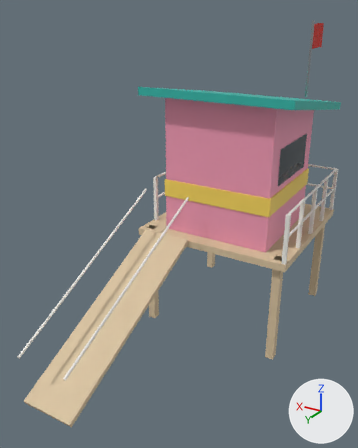
A saved change to the glTF model assets-src/models/props/lifeguard_tower.glb.
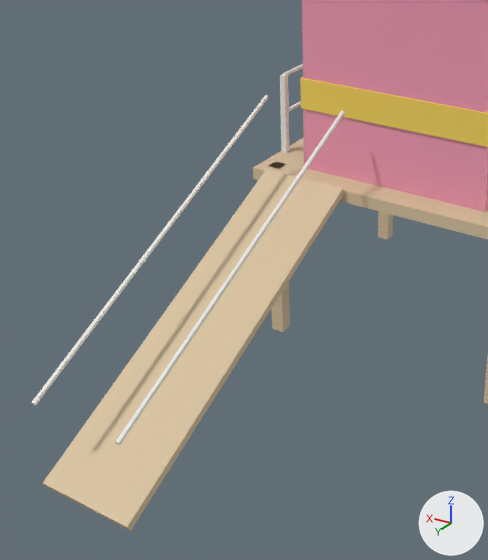
Old and new are each drawn whole from a 50 mm camera at (-4.01, 9.31, 5.87) aimed at (0.29, 2.14, 2.29) and again close up on the part from 0% to 75% of the width and 30% to 99% of the height. Lighting does not change. The marker at lower right points along +X, +Y and +Z. The last two pictures show the newer version. Where no turn or scale is listed for an object, it has been applied to the vertices. Vertices at exactly the same position are counted once.

Before the edit, the objects in view are built like this:
```python
me_lifeguard_tower_mesh = bpy.data.meshes.new('lifeguard_tower_mesh')
me_lifeguard_tower_mesh.from_pydata(...)  # 395 vertices, 513 faces; spans x -1.6..1.6, y -1.6..5.22, z -0.5..5.7
# faces by material slot: [2, 6, 16, 12, 121, 12, 272, 72]
me_lifeguard_tower_mesh.materials.append(mat_flag)  # red #d42a1e
me_lifeguard_tower_mesh.materials.append(mat_glass_dark)  # dark blue #2b3a44
me_lifeguard_tower_mesh.materials.append(mat_metal_light)  # light grey #b8bbbf
me_lifeguard_tower_mesh.materials.append(mat_tower_pink)  # pink #f29bb5
me_lifeguard_tower_mesh.materials.append(mat_tower_teal)  # cyan #2fb5a8
me_lifeguard_tower_mesh.materials.append(mat_tower_yellow)  # yellow #f6d55c
me_lifeguard_tower_mesh.materials.append(mat_trim)  # white #f2f0ea
me_lifeguard_tower_mesh.materials.append(mat_wood_light)  # beige #d9c3a0
ob_lifeguard_tower_mesh = bpy.data.objects.new('lifeguard_tower_mesh', me_lifeguard_tower_mesh)
ob_lifeguard_tower_mesh.location = (0.0, 0.0, 0.0)
```
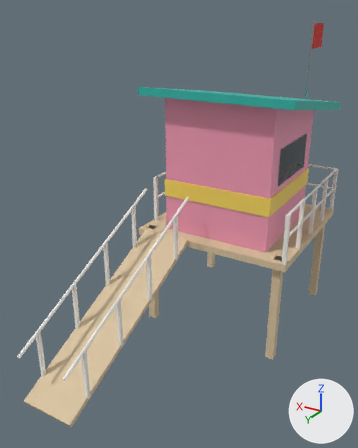
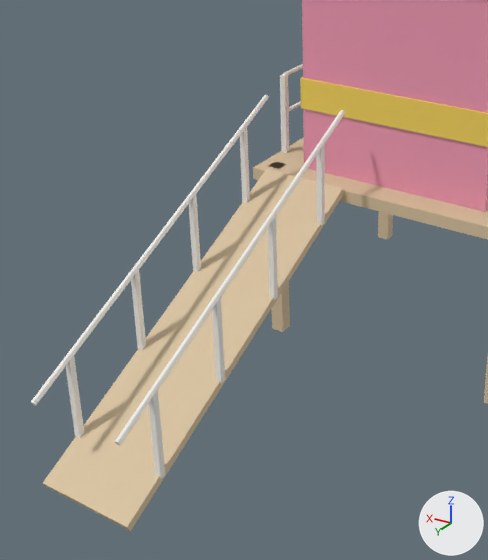
What differs and where, as boxes [x1, y1, x2, y2] in the close-ups (488 x 560 px; the box of a moved part takes in the faces that stretch with it):
```json
{"part": 1, "of": "me_lifeguard_tower_mesh", "change": "added", "after": [316, 145, 325, 226]}
{"part": 2, "of": "me_lifeguard_tower_mesh", "change": "added", "after": [267, 216, 278, 300]}
{"part": 3, "of": "me_lifeguard_tower_mesh", "change": "added", "after": [211, 298, 225, 384]}
{"part": 4, "of": "me_lifeguard_tower_mesh", "change": "added", "after": [147, 391, 165, 479]}
{"part": 5, "of": "me_lifeguard_tower_mesh", "change": "added", "after": [240, 127, 250, 203]}
{"part": 6, "of": "me_lifeguard_tower_mesh", "change": "added", "after": [189, 194, 201, 272]}
{"part": 7, "of": "me_lifeguard_tower_mesh", "change": "added", "after": [131, 270, 146, 350]}
{"part": 8, "of": "me_lifeguard_tower_mesh", "change": "added", "after": [66, 356, 84, 438]}
{"part": 9, "of": "me_lifeguard_tower_mesh", "change": "moved or reshaped", "before": [31, 95, 345, 445], "after": [31, 95, 345, 445]}
```

Edits to the scene script, one JSON object a line:
```json
{"block": "me_lifeguard_tower_mesh", "where": "# used by ob_lifeguard_tower_mesh; location = (0.0, 0.0, 0.0)"}
{"op": "remove", "block": "me_lifeguard_tower_mesh", "code": "me_lifeguard_tower_mesh.from_pydata(...)  # 395 vertices, 513 faces; spans x -1.6..1.6, y -1.6..5.22, z -0.5..5.7"}
{"op": "add", "block": "me_lifeguard_tower_mesh", "code": "me_lifeguard_tower_mesh.from_pydata(...)  # 463 vertices, 617 faces; spans x -1.6..1.6, y -1.6..5.22, z -0.5..5.7"}
{"block": "me_lifeguard_tower_mesh", "change": "me_lifeguard_tower_mesh part 1: a new loose piece, a box spanning x 0.39..0.45, y 2.02..2.08, z 1.487..2.388, in mat_trim (white #f2f0ea)"}
{"block": "me_lifeguard_tower_mesh", "change": "me_lifeguard_tower_mesh part 2: a new loose piece, a box spanning x 0.39..0.45, y 2.92..2.98, z 1.062..1.963, in mat_trim (white #f2f0ea)"}
{"block": "me_lifeguard_tower_mesh", "change": "me_lifeguard_tower_mesh part 3: a new loose piece, a box spanning x 0.39..0.45, y 3.82..3.88, z 0.637..1.537, in mat_trim (white #f2f0ea)"}
{"block": "me_lifeguard_tower_mesh", "change": "me_lifeguard_tower_mesh part 4: a new loose piece, a box spanning x 0.39..0.45, y 4.72..4.78, z 0.213..1.112, in mat_trim (white #f2f0ea)"}
{"block": "me_lifeguard_tower_mesh", "change": "me_lifeguard_tower_mesh part 5: a new loose piece, a box spanning x 1.35..1.41, y 2.02..2.08, z 1.487..2.388, in mat_trim (white #f2f0ea)"}
{"block": "me_lifeguard_tower_mesh", "change": "me_lifeguard_tower_mesh part 6: a new loose piece, a box spanning x 1.35..1.41, y 2.92..2.98, z 1.062..1.963, in mat_trim (white #f2f0ea)"}
{"block": "me_lifeguard_tower_mesh", "change": "me_lifeguard_tower_mesh part 7: a new loose piece, a box spanning x 1.35..1.41, y 3.82..3.88, z 0.637..1.537, in mat_trim (white #f2f0ea)"}
{"block": "me_lifeguard_tower_mesh", "change": "me_lifeguard_tower_mesh part 8: a new loose piece, a box spanning x 1.35..1.41, y 4.72..4.78, z 0.213..1.112, in mat_trim (white #f2f0ea)"}
{"block": "me_lifeguard_tower_mesh", "change": "me_lifeguard_tower_mesh part 9"}
{"block": "me_lifeguard_tower_mesh", "change": "6 vertices are removed from x 0.4..1.4, y 1.59..5.21, z 0.89..2.59"}
{"block": "me_lifeguard_tower_mesh", "change": "26 faces are deleted"}
{"block": "me_lifeguard_tower_mesh", "change": "12 vertices move from x 0.4..1.39, y 1.59..5.21, z 0.88..2.62 to x 0.39..1.39, y 1.59..5.21, z 0.88..2.62"}
{"block": "me_lifeguard_tower_mesh", "change": "10 vertices are added at x 0.39..1.41, y 1.59..5.21, z 0.88..2.6"}
{"block": "me_lifeguard_tower_mesh", "change": "34 new faces join them, mat_trim (white #f2f0ea)"}
```
